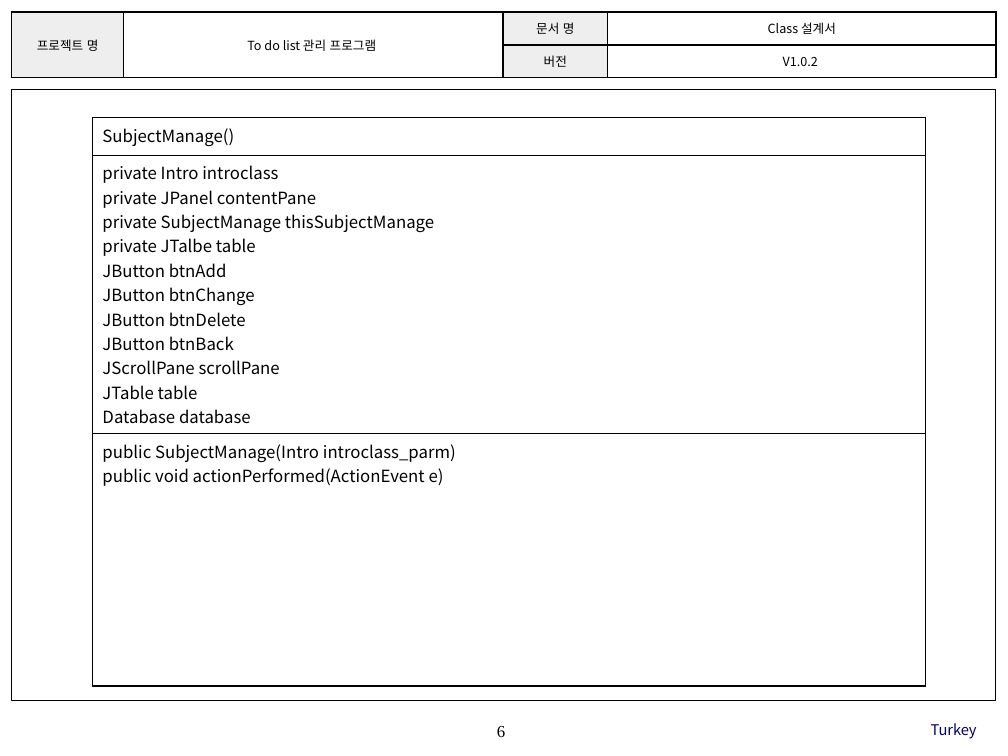
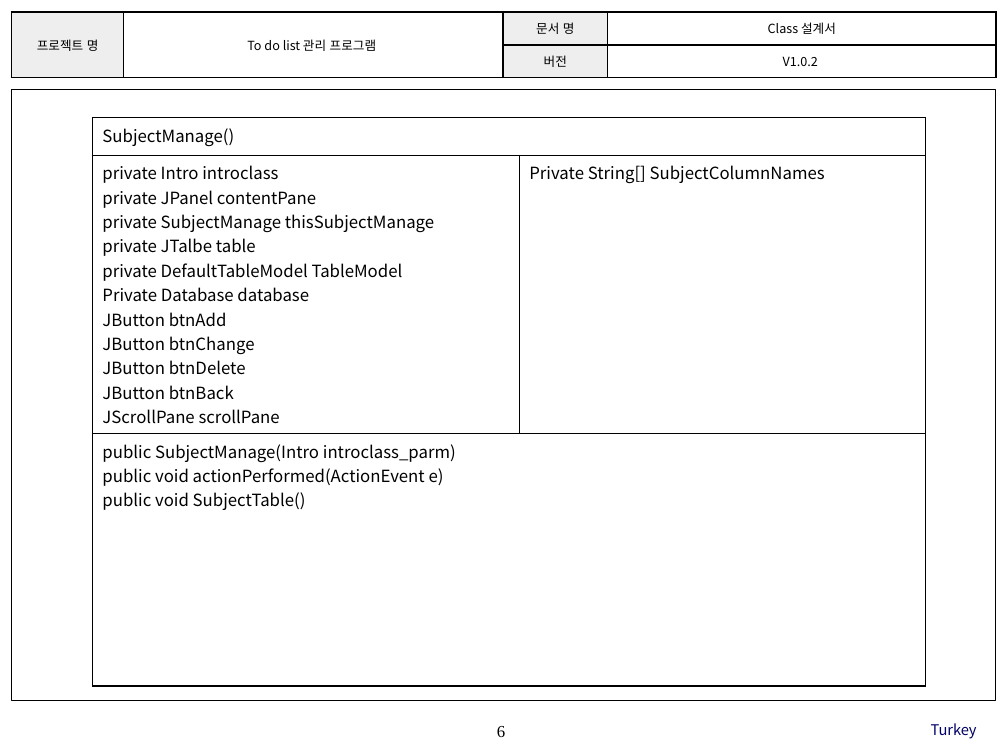
Before and after one commit to SE-admin/7, a slide deck: slide 6 of doc/3_ 설계서/Class Design.pptx. Drawn at 1008x756 pixels with LibreOffice and Linux fonts; fonts in the diff are those of the drawing; background and template pictures are left out. Boxes give left, top, right and bottom in pixels: in the first picture for what was removed or moved away, otherwise in the second. Text is boxed around its words. In the diff, an @@ line names an element or a change of style, - is before the commit and + after.

```diff
--- a/doc/3_ 설계서/Class Design.pptx
+++ b/doc/3_ 설계서/Class Design.pptx
@@ table at [93,118,926,660] @@
-column 1: SubjectManage() | private Intro introclass / private JPanel contentPane / private SubjectManage thisSubjectManage / private JTalbe table / JButton btnAdd / JButton btnChange / JButton btnDelete / JButton btnBack / JScrollPane scrollPane / JTable table / Database database | public SubjectManage(Intro introclass_parm) / public void actionPerformed(ActionEvent e)
+column 1: SubjectManage() | private Intro introclass / private JPanel contentPane / private SubjectManage thisSubjectManage / private JTalbe table / private DefaultTableModel TableModel / Private Database database / JButton btnAdd / JButton btnChange / JButton btnDelete / JButton btnBack / JScrollPane scrollPane | public SubjectManage(Intro introclass_parm) / public void actionPerformed(ActionEvent e) / public void SubjectTable()
+column 2:  | Private String[] SubjectColumnNames | 
```
Also in this commit, not shown: 5 other slides changed.
